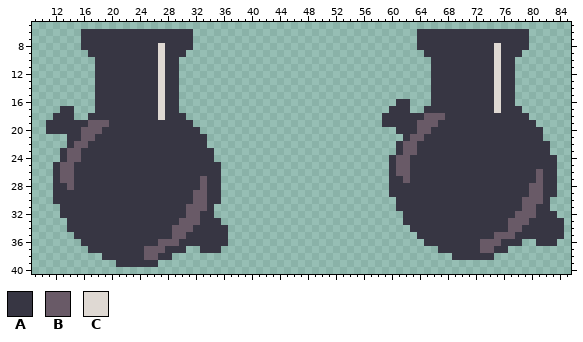
Sprite sheet, stored at characters/player/blowtorch.png. Above is the file before it was changed.
The file is 96x50 pixels. Shown: x 9..85, y 5..40.
Palette (. is transparent): A #373643  B #695a67  C #dfd9d3
Now the later version:
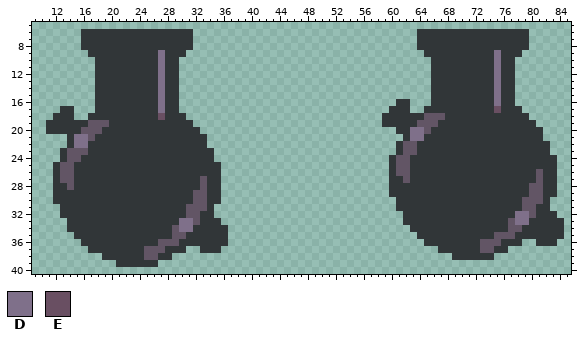
Colours new in this view: D #7f708a  E #694f62
Edits made:
@@ palette @@
-A #373643
+A #313638
-B #695a67
+B #625565
@@ x 9..85 @@
  7 .......AAAAAAAAAAAAAAAA................................AAAAAAAAAAAAAAAA......
- 8 .......AAAAAAAAAAACAAAA................................AAAAAAAAAAACAAAA......
- 9 ........AAAAAAAAAACAAA..................................AAAAAAAAAACAAA.......
-10 .........AAAAAAAAACAA....................................AAAAAAAAACAA........
-11 .........AAAAAAAAACAA....................................AAAAAAAAACAA........
-12 .........AAAAAAAAACAA....................................AAAAAAAAACAA........
-13 .........AAAAAAAAACAA....................................AAAAAAAAACAA........
-14 .........AAAAAAAAACAA....................................AAAAAAAAACAA........
-15 .........AAAAAAAAACAA....................................AAAAAAAAACAA........
-16 .........AAAAAAAAACAA...............................AA...AAAAAAAAACAA........
-17 ....AA...AAAAAAAAACAA..............................AAA..AAAAAAAAAACAAA.......
-18 ...AAA..AAAAAAAAAACAAA............................AAAAAABBBAAAAAAAAAAAA......
+ 8 .......AAAAAAAAAAAAAAAA................................AAAAAAAAAAAAAAAA......
+ 9 ........AAAAAAAAAADAAA..................................AAAAAAAAAADAAA.......
+10 .........AAAAAAAAADAA....................................AAAAAAAAADAA........
+11 .........AAAAAAAAADAA....................................AAAAAAAAADAA........
+12 .........AAAAAAAAADAA....................................AAAAAAAAADAA........
+13 .........AAAAAAAAADAA....................................AAAAAAAAADAA........
+14 .........AAAAAAAAADAA....................................AAAAAAAAADAA........
+15 .........AAAAAAAAADAA....................................AAAAAAAAADAA........
+16 .........AAAAAAAAADAA...............................AA...AAAAAAAAADAA........
+17 ....AA...AAAAAAAAADAA..............................AAA..AAAAAAAAAAEAAA.......
+18 ...AAA..AAAAAAAAAAEAAA............................AAAAAABBBAAAAAAAAAAAA......
 19 ..AAAAAABBBAAAAAAAAAAAA...........................AAAAABBBAAAAAAAAAAAAAA.....
-20 ..AAAAABBBAAAAAAAAAAAAAA............................AAABBAAAAAAAAAAAAAAAA....
-21 .....AABBAAAAAAAAAAAAAAAA............................ABBAAAAAAAAAAAAAAAAA....
-22 .....ABBAAAAAAAAAAAAAAAAA...........................ABBAAAAAAAAAAAAAAAAAAA...
-23 ....ABBAAAAAAAAAAAAAAAAAAA..........................ABBAAAAAAAAAAAAAAAAAAA...
+20 ..AAAAABBBAAAAAAAAAAAAAA............................AADDBAAAAAAAAAAAAAAAA....
+21 .....ADDBAAAAAAAAAAAAAAAA............................ADDAAAAAAAAAAAAAAAAA....
+22 .....ADDAAAAAAAAAAAAAAAAA...........................ABBAAAAAAAAAAAAAAAAAAA...
+23 ....ABBBAAAAAAAAAAAAAAAAAA..........................ABBAAAAAAAAAAAAAAAAAAA...
 24 ....ABBAAAAAAAAAAAAAAAAAAA.........................ABBAAAAAAAAAAAAAAAAAAAAA..
@@ x 9..85 @@
 31 ....AAAAAAAAAAAAAAAAAABBBA..........................AAAAAAAAAAAAAAAAAABBAA...
-32 ....AAAAAAAAAAAAAAAAAABBAA...........................AAAAAAAAAAAAAAAABBBAAA..
-33 .....AAAAAAAAAAAAAAAABBBAAA..........................AAAAAAAAAAAAAAABBBAAAAA.
-34 .....AAAAAAAAAAAAAAABBBAAAAA..........................AAAAAAAAAAAAAABBAAAAAA.
+32 ....AAAAAAAAAAAAAAAAAABBAA...........................AAAAAAAAAAAAAAAADDBAAA..
+33 .....AAAAAAAAAAAAAAAADDBAAA..........................AAAAAAAAAAAAAAABDDAAAAA.
+34 .....AAAAAAAAAAAAAAABDDAAAAA..........................AAAAAAAAAAAAAABBAAAAAA.
 35 ......AAAAAAAAAAAAAABBAAAAAA...........................AAAAAAAAAAABBBAAAAAAA.
Where, in picture pixels (left, top, right, bottom), the same in both pictures:
changed: (46, 29, 228, 267)
changed: (382, 29, 564, 260)
